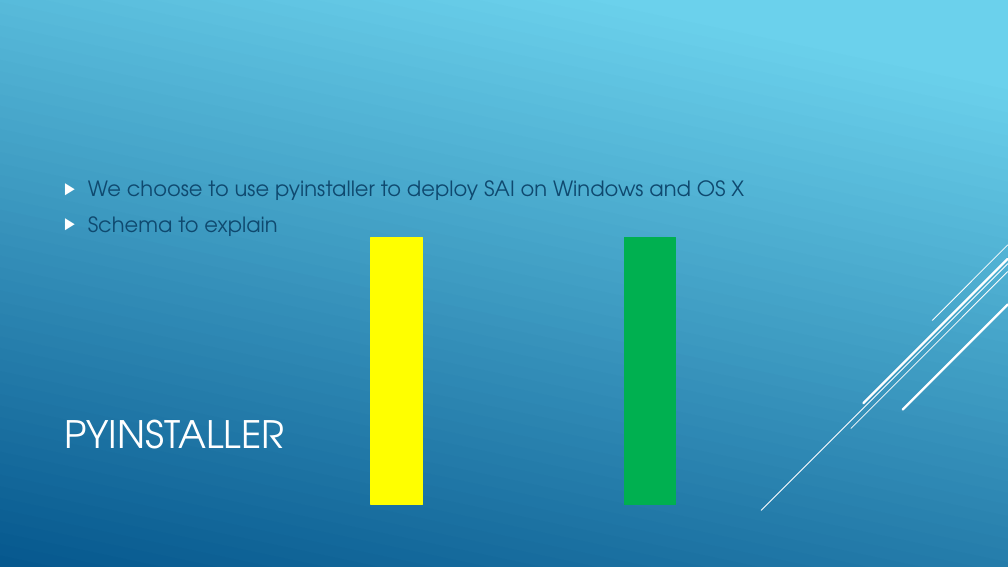
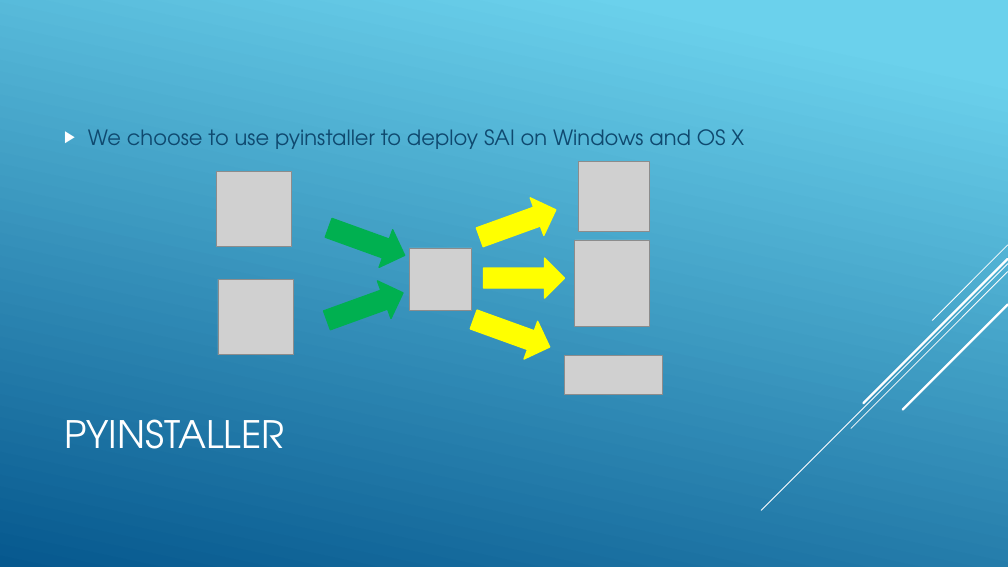
Before and after one commit to jnguyen1192/SIA, a slide deck: slide 13 of SAI_presentation.pptx. Drawn at 1008x567 pixels with LibreOffice and Linux fonts; fonts in the diff are those of the drawing; grey boxes stand for pictures. Boxes give left, top, right and bottom in pixels: in the first picture for what was removed or moved away, otherwise in the second. Text is boxed around its words. In the diff, an @@ line names an element or a change of style, - is before the commit and + after.

Commit message:
#12 Pyinstaller icon added on solution slides

```diff
--- a/SAI_presentation.pptx
+++ b/SAI_presentation.pptx
@@ picture added at <box>216,171,292,247</box> @@
@@ picture added at <box>578,161,649,231</box> @@
@@ right arrow added at <box>322,209,412,274</box>, fill #00B050, outline #00B050 1.25 pt @@
@@ right arrow added at <box>473,191,562,256</box>, fill #FFFF00, outline #FFFF00 1.25 pt @@
@@ text at <box>88,216,277,236</box>: paragraph removed @@
-▶ Schema to explain
@@ rectangle removed at <box>371,237,423,505</box> @@
@@ rectangle removed at <box>625,237,676,505</box> @@
@@ picture added at <box>409,248,472,311</box> @@
@@ right arrow added at <box>484,258,565,298</box>, fill #FFFF00, outline #FFFF00 1.25 pt @@
@@ picture added at <box>575,240,649,326</box> @@
@@ picture added at <box>218,279,293,355</box> @@
@@ right arrow added at <box>320,274,410,339</box>, fill #00B050, outline #00B050 1.25 pt @@
@@ right arrow added at <box>467,300,556,366</box>, fill #FFFF00, outline #FFFF00 1.25 pt @@
@@ picture added at <box>565,356,662,395</box> @@
```
